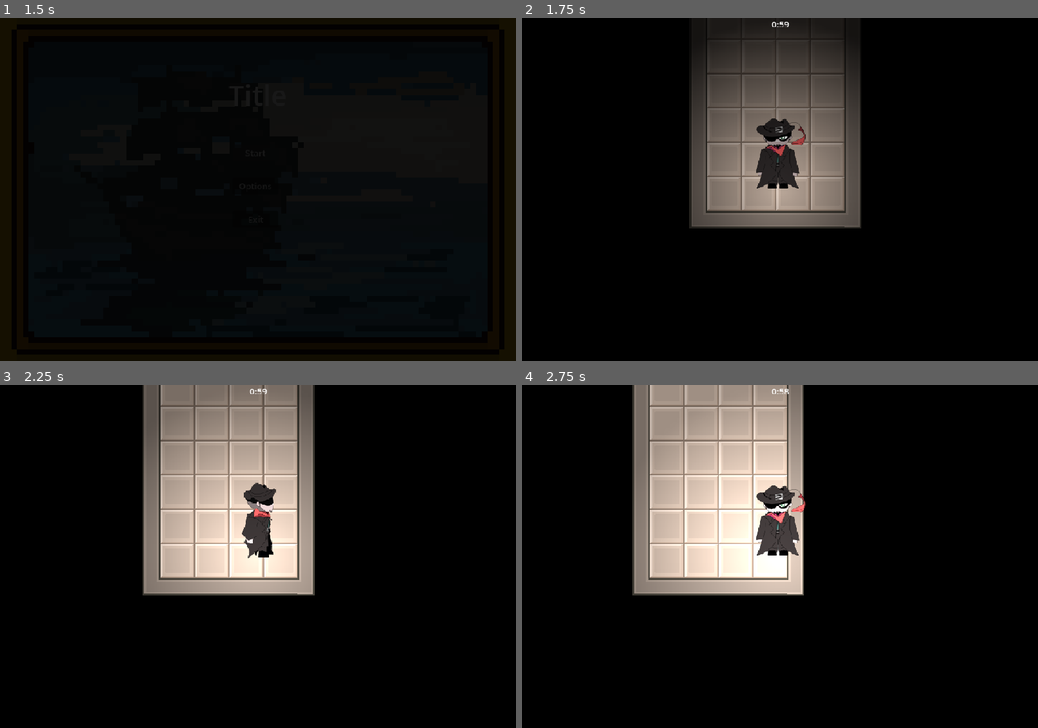
Above: before the commit, frames 1-4 (two rows, left to right).
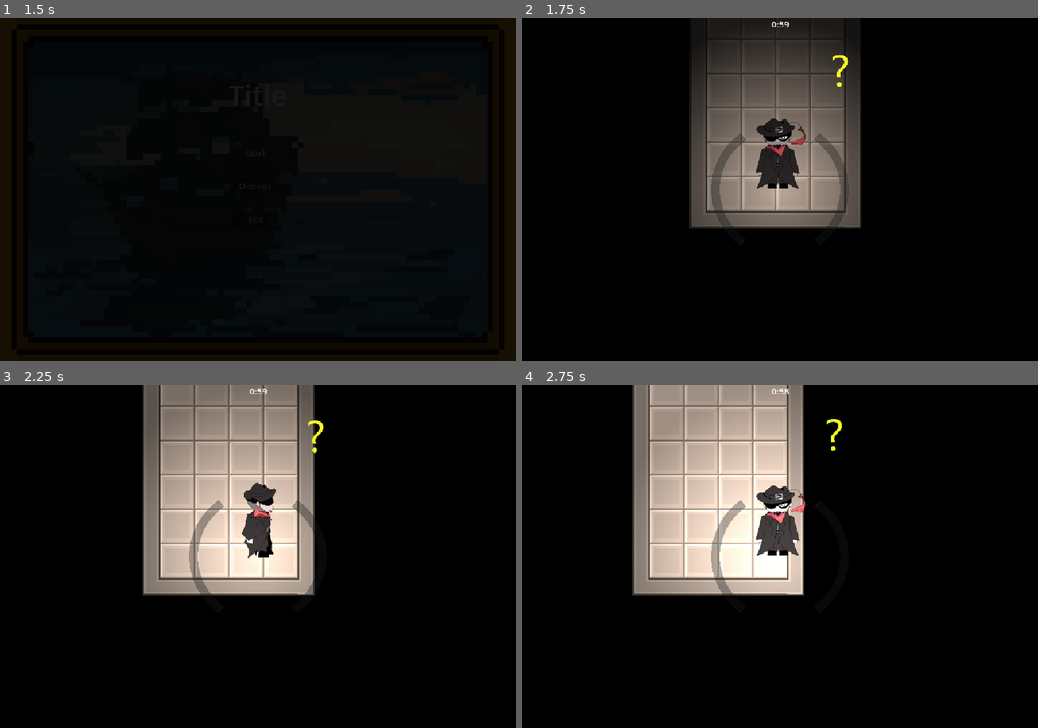
Above: after the commit, the same moments.

Repository: Jakepc007/wildjam-91
Game: Godot game, scene res://menus/scene_manager.tscn
Same seed, same stepped clock (60 frames per second), same inputs: the game is played once before the commit and once after it. The engine's default icon, where the game draws it, is replaced by a stand-in: a white triangle on a blue panel in a dark square.
Inputs (mouse positions are in pixels of both pictures, inside the frame that each line leads up to):
- Up to frame 1 (1.5 s): click "Start" at 0.5 s; click "Start" at 1.25 s
- Up to frame 2 (1.75 s): no input
- Up to frame 3 (2.25 s): move the mouse to (371, 539) at 2.02 s; hold D (right) from 2.03 s (still down); hold E (interact) from 2.03 s (still down); click (371, 539) at 2.17 s
- Up to frame 4 (2.75 s): keep holding D (right); keep holding E (interact)

Frame 1 is identical in both runs. In frame 2, 0.9% of the frame differs, in the area x 36-64%, y 10-67%; in frame 3, 0.7%; in frame 4, 0.6%.

Commit message:
Hud improvements

Diff:
--- a/Levels/level_summary.tscn
+++ b/Levels/level_summary.tscn
@@ -13,6 +13,9 @@
 font_size = 48
 shadow_color = Color(0, 0, 0, 0.7490196)
 shadow_offset = Vector2(2, 2)
+
+[sub_resource type="Theme" id="Theme_ng3q2"]
+Button/font_sizes/font_size = 48
 
 [node name="LevelSummary" type="Node2D" unique_id=1531053828]
 script = ExtResource("1_ng3q2")
@@ -30,9 +33,9 @@
 horizontal_alignment = 1
 
 [node name="Stats" type="VBoxContainer" parent="CanvasLayer" unique_id=20387412]
-offset_left = 8.0
+offset_left = 56.0
 offset_top = 80.0
-offset_right = 584.0
+offset_right = 632.0
 offset_bottom = 380.0
 size_flags_horizontal = 6
 size_flags_vertical = 10
@@ -74,16 +77,17 @@
 
 [node name="ItemsContainer" type="HFlowContainer" parent="CanvasLayer" unique_id=668954986]
 unique_name_in_owner = true
-offset_left = 432.0
+offset_left = 480.0
 offset_top = 96.0
-offset_right = 976.0
+offset_right = 936.0
 offset_bottom = 544.0
 
 [node name="Button" type="Button" parent="CanvasLayer" unique_id=2042383805]
-offset_left = 440.0
-offset_top = 512.0
-offset_right = 519.0
-offset_bottom = 543.0
+offset_left = 64.0
+offset_top = 416.0
+offset_right = 384.0
+offset_bottom = 512.0
+theme = SubResource("Theme_ng3q2")
 text = "Continue"
 
 [node name="Parallax2D" type="Parallax2D" parent="." unique_id=1159022014]
--- a/inventory_ring.gd
+++ b/inventory_ring.gd
@@ -8,6 +8,7 @@
 const MIN_PICKUP_HOVER_DISTANCE = 32.
 
 var acc := 0.
+var ring_alpha := 0.0
 var pickups := []
 var pickup_item_types := {}  # instance_id -> ItemStats.Item
 var closest_pickup_to_mouse = null
@@ -28,6 +29,7 @@
 
 func _ready():
 	Global.inventory_ring = self
+	modulate.a = 1.0
 
 func connect_to_player():
 	if is_instance_valid(player):
@@ -88,10 +90,12 @@
 
 	if Input.is_action_pressed("inventory"):
 		acc = min(acc + delta * 50., TAU)
-		modulate.a = min(modulate.a + delta * 10., 1.)
+		ring_alpha = min(ring_alpha + delta * 10., 1.)
 	else:
 		acc = max(acc - delta * 10., 0.)
-		modulate.a = max(modulate.a - delta * 5., 0.)
+		ring_alpha = max(ring_alpha - delta * 5., 0.)
+	for pickup in pickups:
+		pickup.modulate.a = ring_alpha
 
 	if Global.exit_position:
 		var to_exit := Global.exit_position - player.position
@@ -99,20 +103,27 @@
 		#print("global.exit position =", Global.exit_position)
 
 func _draw():
-	draw_circle(Vector2.ZERO, 140. + acc * 10., Color(1., 1., 1., 0.2))
-	draw_arc(Vector2.ZERO, 142. + acc * 10., 0., TAU, 53, Color.WHITE, 8.)
-	# value requirement (bottom)
-	draw_arc(Vector2.ZERO, 120. + acc * 10., PI + 0.6, TAU - 0.6, 53, Color(0.1, 0.1, 0.1), 16.)
+	draw_circle(Vector2.ZERO, 140. + acc * 10., Color(1., 1., 1., 0.2 * ring_alpha))
+	draw_arc(Vector2.ZERO, 142. + acc * 10., 0., TAU, 53, Color(1., 1., 1., ring_alpha), 8.)
+	var bar_alpha: float = lerp(0.35, 1.0, ring_alpha)
+	# value requirement (left)
+	draw_arc(Vector2.ZERO, 120. + acc * 10., PI/2 + 0.6, 3*PI/2 - 0.6, 53, Color(0.1, 0.1, 0.1, bar_alpha), 16.)
 	var value_ratio = clamp(float(total_inventory_value) / float(required_value), 0.0, 1.0) if required_value > 0 else 0.0
 	var arc_offset = 1.9 * (1.0 - value_ratio)
-	draw_arc(Vector2.ZERO, 121. + acc * 10., PI + 0.62, TAU - 0.62 - arc_offset, 53, Color(1.0, 0.1, 0.1), 10.)
-	# weight capacity (top)
-	draw_arc(Vector2.ZERO, 120. + acc * 10., 0.6, PI - 0.6, 53, Color(0.1, 0.1, 0.1), 16.)
+	draw_arc(Vector2.ZERO, 121. + acc * 10., PI/2 + 0.62, 3*PI/2 - 0.62 - arc_offset, 53, Color(1.0, 0.1, 0.1, bar_alpha), 10.)
+	# weight capacity (right)
+	draw_arc(Vector2.ZERO, 120. + acc * 10., -PI/2 + 0.6, PI/2 - 0.6, 53, Color(0.1, 0.1, 0.1, bar_alpha), 16.)
 	var max_weight := float(Player.MAX_INVENTORY_CAPACITY)
 	var weight_ratio = clamp(total_inventory_weight / max_weight, 0.0, 1.0)
 	var weight_offset = 1.9 * (1.0 - weight_ratio)
-	draw_arc(Vector2.ZERO, 121. + acc * 10., 0.62 + weight_offset, PI - 0.62, 53, Color(0.2, 0.6, 1.0), 10.)
-	# draw_arc(Vector2.ZERO, 132. + acc * 10., PI + 0.3, TAU - 0.3, 53, Color.RED, 8.)
+	draw_arc(Vector2.ZERO, 121. + acc * 10., -PI/2 + 0.62, PI/2 - 0.62 - weight_offset, 53, Color(0.2, 0.6, 1.0, bar_alpha), 10.)
+
+	if condition_fulfilled:
+		var font := ThemeDB.fallback_font
+		var text := "Head for the exit!"
+		var font_size := 32
+		var text_width := font.get_string_size(text, HORIZONTAL_ALIGNMENT_LEFT, -1, font_size).x
+		draw_string(font, Vector2(-text_width / 2.0, -240.), text, HORIZONTAL_ALIGNMENT_LEFT, -1, font_size, Color(1., 1., 1., 1.))
 
 func apply_pickup_forces(delta: float):
 	# apply gravity towards the center
